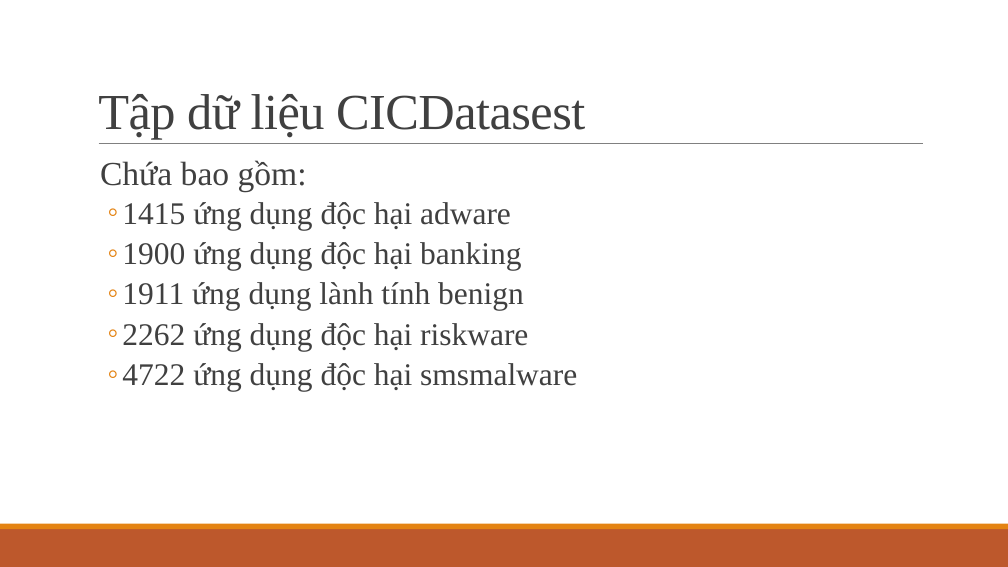
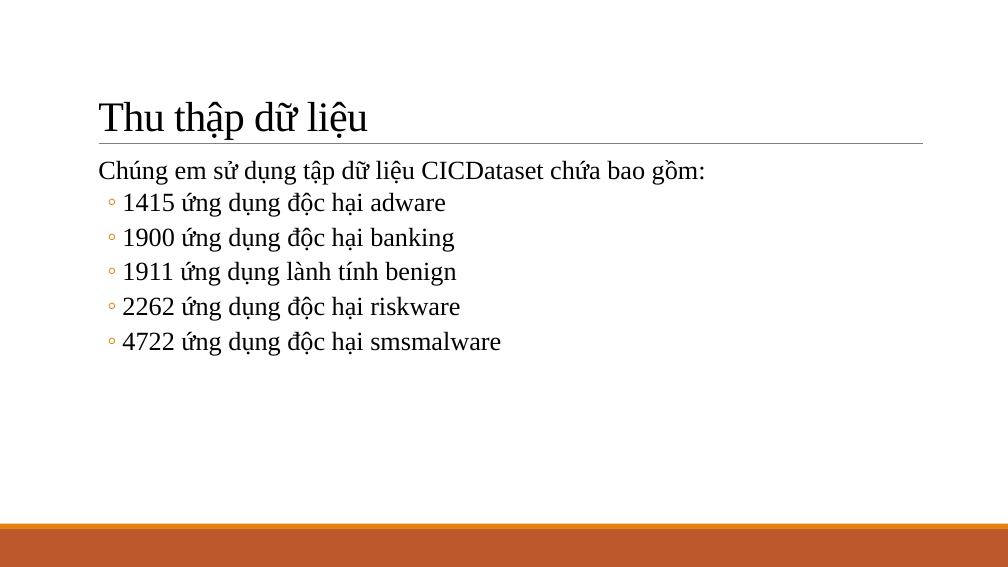
Before and after one commit to KMA-CT3-TTCS/document, a slide deck: slide 12 of Thái-Thị-Thanh-Vân_Nhóm1_v1.0.pptx (slide 9 before the commit). Drawn at 1008x567 pixels with LibreOffice and Linux fonts; fonts in the diff are those of the drawing. Boxes give left, top, right and bottom in pixels: in the first picture for what was removed or moved away, otherwise in the second. Text is boxed around its words. In the diff, an @@ line names an element or a change of style, - is before the commit and + after.

```diff
--- a/Thái-Thị-Thanh-Vân_Nhóm1_v1.0.pptx
+++ b/Thái-Thị-Thanh-Vân_Nhóm1_v1.0.pptx
@@ title at (98,101,368,139): text changed; size 48 to 40 pt; text colour #404040 to #000000 @@
-Tập dữ liệu CICDatasest
+Thu thập dữ liệu
@@ text at (98,160,706,185): text changed; size 32 to 25 pt; text colour #404040 to #000000 @@
-  Chứa bao gồm:
+  Chúng em sử dụng tập dữ liệu CICDataset chứa bao gồm:
@@ text at (122,192,501,356): size 30 to 25 pt, text colour #404040 to #000000 in "1415 ứng dụng độc hại adware", "1900 ứng dụng độc hại banking", "1911 ứng dụng lành tính benign", "2262 ứng dụng độc hại riskware" and 1 more places @@
```
Also in this commit, not shown: 16 other slides changed, 4 slides added, 2 slides removed.
